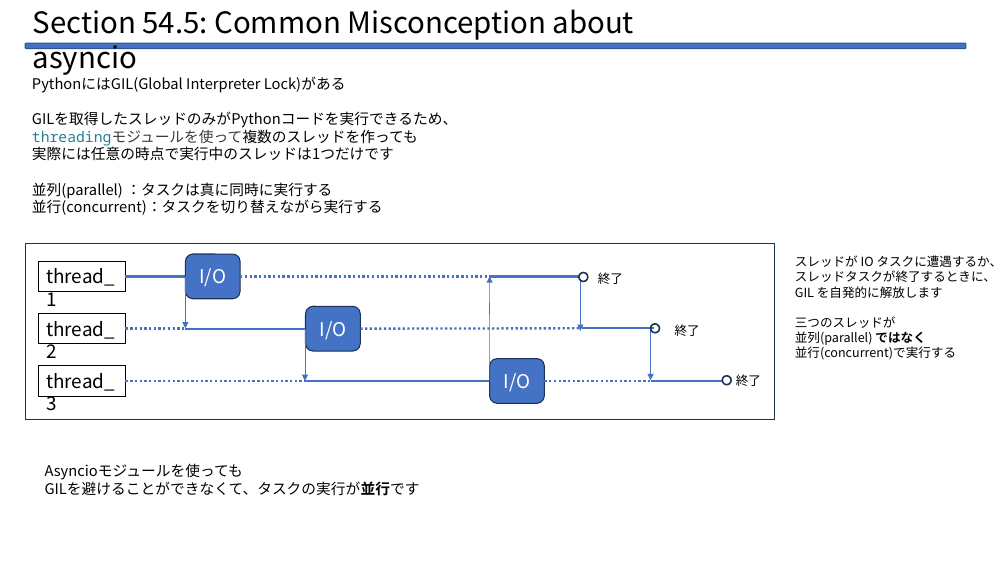
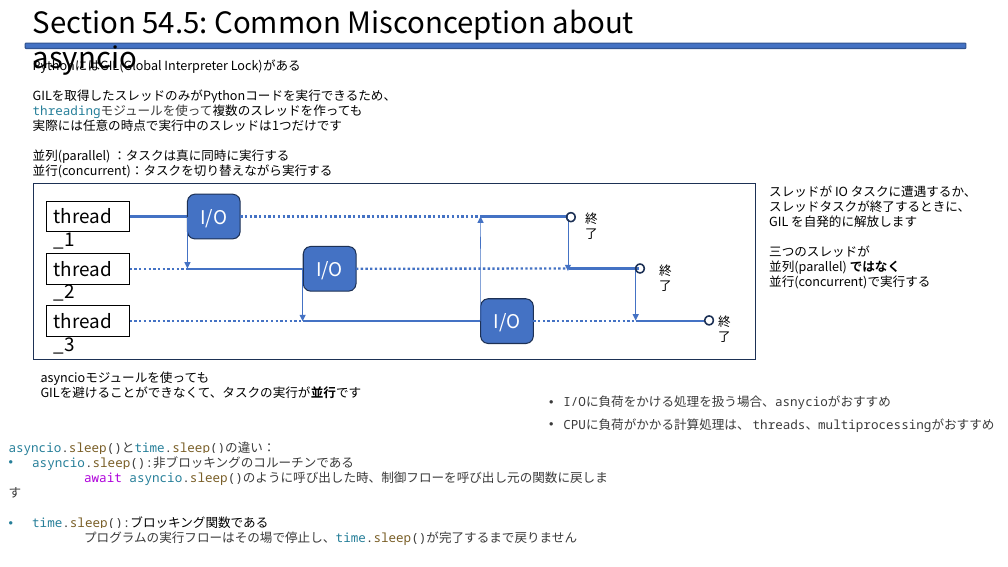
Before and after one commit to Legolas9999/zemi, a slide deck: slide 12 of lcj_zemi_python.pptx. Drawn at 1008x567 pixels with LibreOffice and Linux fonts; fonts in the diff are those of the drawing. Boxes give left, top, right and bottom in pixels: in the first picture for what was removed or moved away, otherwise in the second. Text is boxed around its words. In the diff, an @@ line names an element or a change of style, - is before the commit and + after.

```diff
--- a/lcj_zemi_python.pptx
+++ b/lcj_zemi_python.pptx
@@ text "PythonにはGIL(Global Interpreter Lock)がある": place and size @@
-text "PythonにはGIL(Global Interpreter Lock)がある" at <box>32,74,457,215</box>
+text "PythonにはGIL(Global Interpreter Lock)がある" at <box>33,59,396,178</box>
@@ text "PythonにはGIL(Global Interpreter Lock)がある" at <box>33,59,396,178</box>: size 14 to 12 pt @@
@@ rectangle: place and size @@
-rectangle at <box>25,243,775,420</box>
+rectangle at <box>33,184,755,360</box>
@@ text "スレッドが IO タスクに遭遇するか、": place and size @@
-text "スレッドが IO タスクに遭遇するか、" at <box>795,255,1003,360</box>
+text "スレッドが IO タスクに遭遇するか、" at <box>769,185,977,289</box>
@@ 3 rectangles, 2 lines, 1 rounded rectangle, 1 arrow: place and size @@
-3 rectangles, 2 lines, 1 rounded rectangle, 1 arrow at <box>39,254,240,396</box>
+3 rectangles, 2 lines, 1 rounded rectangle, 1 arrow at <box>46,194,240,337</box>
@@ line moved from (240, 277) - (490, 277) to (240, 216) - (481, 216) @@
@@ arrow moved from (489, 381) - (490, 277) to (480, 321) - (481, 216) @@
@@ line moved from (490, 277) - (581, 277) to (481, 216) - (568, 216) @@
@@ line moved from (185, 329) - (305, 329) to (188, 269) - (302, 269) @@
@@ arrow moved from (305, 329) - (305, 381) to (302, 269) - (302, 321) @@
@@ rounded rectangle "I/O": place and size @@
-rounded rectangle "I/O" at <box>306,306,360,351</box>
+rounded rectangle "I/O" at <box>303,247,356,291</box>
@@ line moved from (361, 329) - (581, 328) to (356, 269) - (568, 268) @@
@@ rounded rectangle "I/O": place and size @@
-rounded rectangle "I/O" at <box>490,358,544,403</box>
+rounded rectangle "I/O" at <box>481,299,534,343</box>
@@ line moved from (126, 381) - (306, 381) to (130, 321) - (303, 321) @@
@@ line moved from (306, 381) - (490, 381) to (303, 321) - (481, 321) @@
@@ line moved from (544, 381) - (654, 381) to (534, 321) - (639, 321) @@
@@ 3 ellipses, 2 texts, 2 arrows, 2 lines: place and size @@
-3 ellipses, 2 texts, 2 arrows, 2 lines at <box>579,272,731,385</box>
+3 ellipses, 2 texts, 2 arrows, 2 lines at <box>566,212,713,325</box>
@@ text "終了" rewrapped from <box>736,374,761,386</box> to <box>718,315,731,342</box> @@
@@ text "asyncioモジュールを使っても": place and size @@
-text "asyncioモジュールを使っても" at <box>45,463,420,496</box>
+text "asyncioモジュールを使っても" at <box>41,371,362,398</box>
@@ text at <box>41,371,210,385</box>: text changed; size 14 to 12 pt @@
-Asyncioモジュールを使っても
+asyncioモジュールを使っても
@@ text at <box>41,384,362,398</box>: size 14 to 12 pt in "GILを避けることができなくて、タスクの実行が並行です" @@
@@ text added at <box>563,395,995,432</box>, 12 pt, text #3B3B3B @@
+  • I/Oに負荷をかける処理を扱う場合、asnycioがおすすめ
+  • CPUに負荷がかかる計算処理は、 threads、multiprocessingがおすすめ
@@ text added at <box>9,441,607,545</box>, 12 pt, text #3B3B3B @@
+asyncio.sleep()とtime.sleep()の違い：
+• asyncio.sleep():非ブロッキングのコルーチンである
+await asyncio.sleep()のように呼び出した時、制御フローを呼び出し元の関数に戻します
+• time.sleep():ブロッキング関数である
+プログラムの実行フローはその場で停止し、time.sleep()が完了するまで戻りません
```
Also in this commit, not shown: 1 other file.
